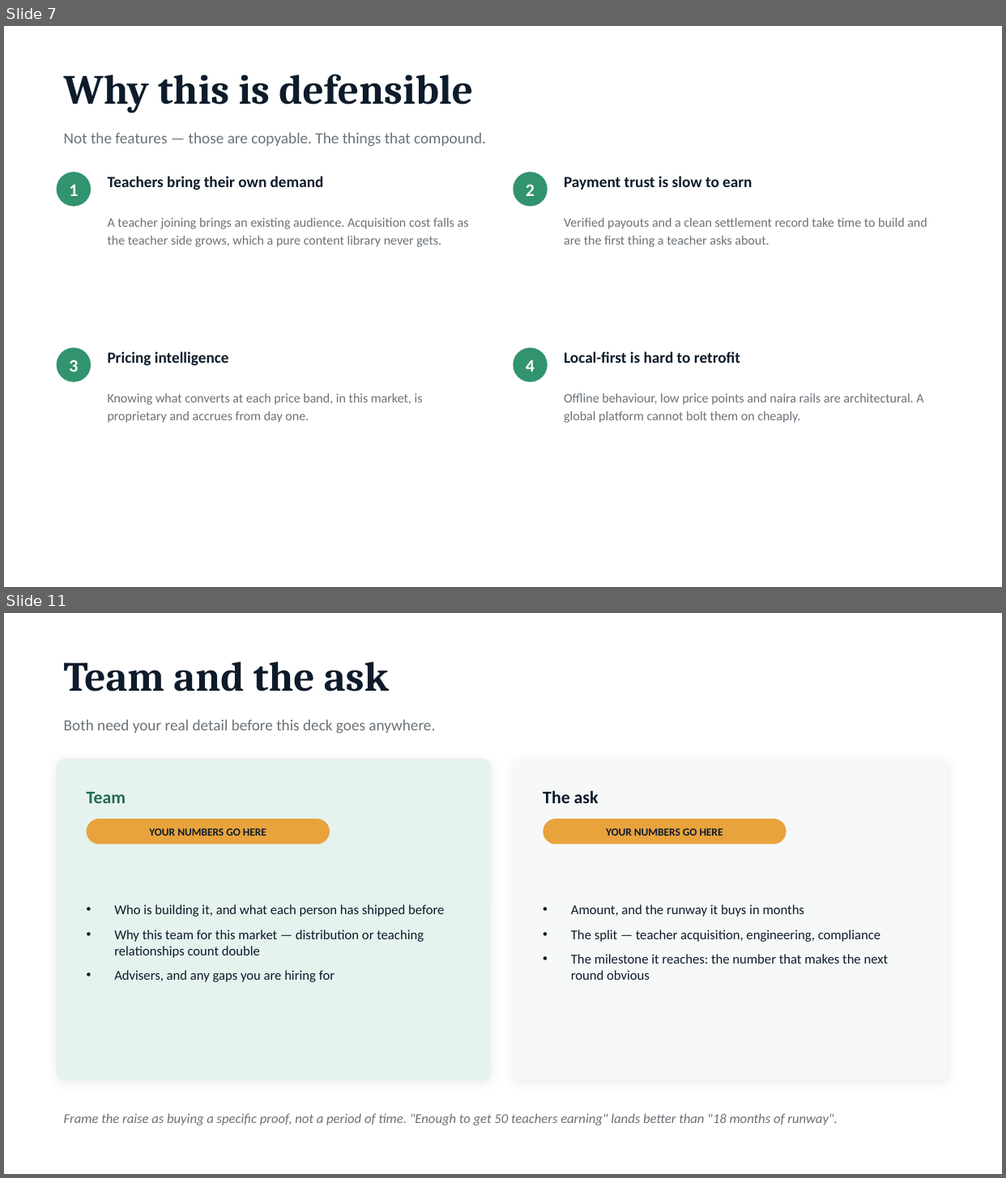
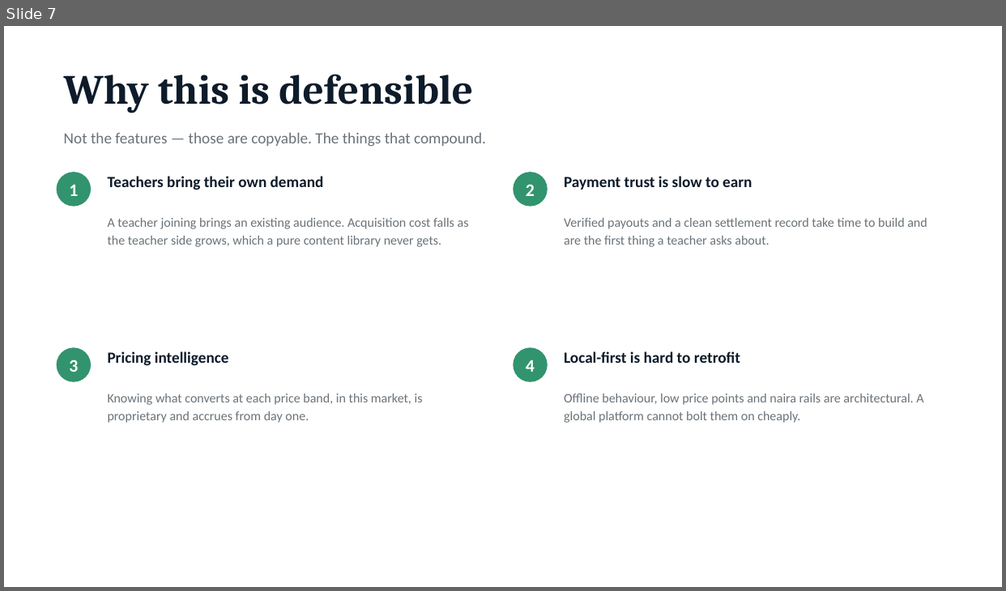
Before and after one commit to Usmandankama/padi_learn, a slide deck: docs/decks/PadiLearn-Investor-Pitch.pptx. Shown one above the other, each under a label of ours: slides 7 and 11 before the commit, slide 7 after it; the slides between them are not shown. The pictures are 1006x1178 and 1006x591 pixels, drawn with LibreOffice and Linux fonts; fonts in the diff are those of the drawing. Boxes give left, top, right and bottom in pixels: in the first picture for what was removed or moved away, otherwise in the second. Text is boxed around its words. In the diff, an @@ line names an element or a change of style, - is before the commit and + after.

```diff
--- a/docs/decks/PadiLearn-Investor-Pitch.pptx
+++ b/docs/decks/PadiLearn-Investor-Pitch.pptx
@@ slide 11 removed at bbox=[4, 613, 1002, 1174], background #FFFFFF @@
@@ text removed at bbox=[64, 662, 389, 692] @@
-Team and the ask
@@ text removed at bbox=[64, 719, 435, 734] @@
-Both need your real detail before this deck goes anywhere.
@@ rounded rectangle removed at bbox=[57, 759, 491, 1081] @@
@@ rounded rectangle removed at bbox=[513, 759, 948, 1081] @@
@@ text removed at bbox=[87, 792, 126, 803] @@
-Team
@@ text removed at bbox=[543, 790, 599, 803] @@
-The ask
@@ rounded rectangle removed at bbox=[87, 819, 330, 845] @@
@@ text removed at bbox=[149, 828, 266, 836] @@
-YOUR NUMBERS GO HERE
@@ rounded rectangle removed at bbox=[543, 819, 786, 845] @@
@@ text removed at bbox=[606, 828, 723, 836] @@
-YOUR NUMBERS GO HERE
@@ text removed at bbox=[114, 905, 444, 982] @@
-• Who is building it, and what each person has shipped before
-• Why this team for this market — distribution or teaching relationships count double
-• Advisers, and any gaps you are hiring for
@@ text removed at bbox=[571, 905, 889, 980] @@
-• Amount, and the runway it buys in months
-• The split — teacher acquisition, engineering, compliance
-• The milestone it reaches: the number that makes the next round obvious
@@ text removed at bbox=[64, 1114, 837, 1126] @@
-Frame the raise as buying a specific proof, not a period of time. "Enough to get 50 teachers earning" lands better than "18 months of runway".
```
Also in this commit, not shown: 6 slides changed, 3 slides added, 2 other slides removed, 2 other files.
